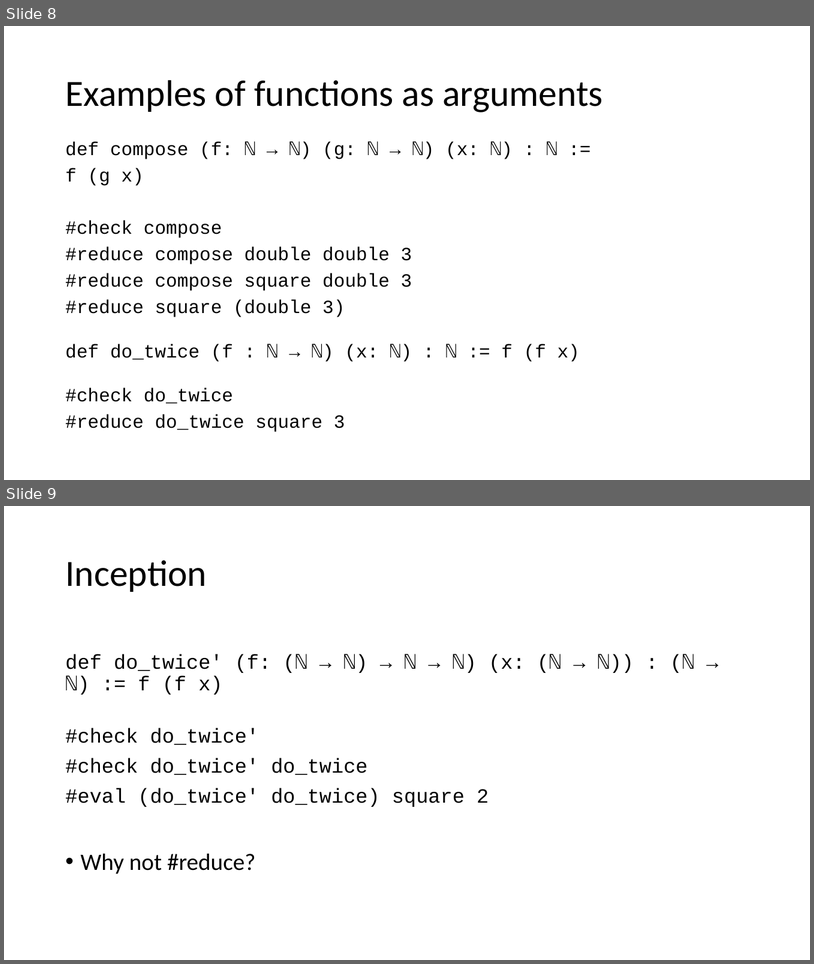
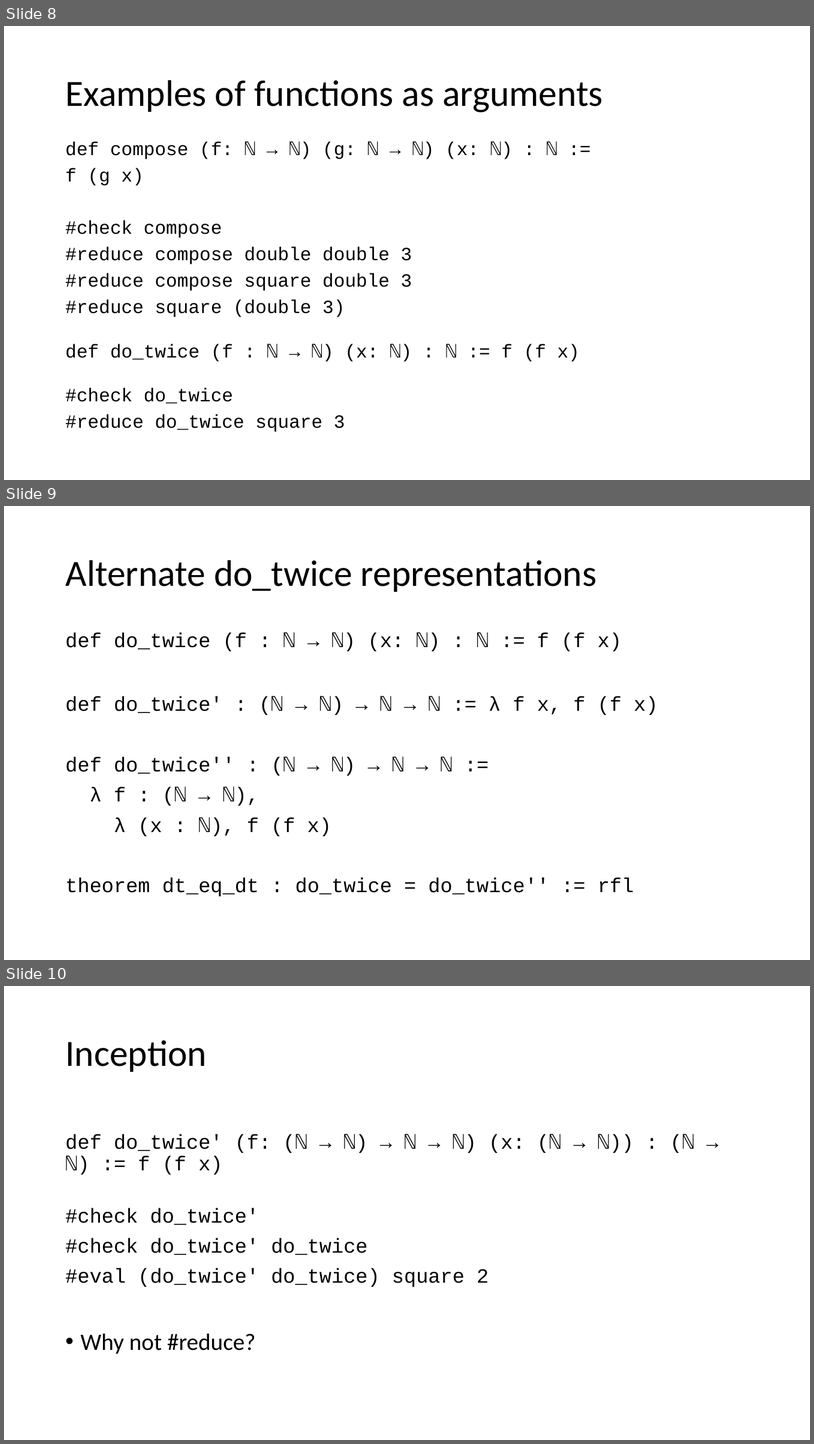
Before and after one commit to kevinsullivan/cs-dm, a slide deck: 05_Functions/Functions.pptx. Shown one above the other, each under a label of ours: slides 8 and 9 before the commit, slides 8, 9 and 10 after it. The pictures are 814x964 and 814x1444 pixels, drawn with LibreOffice and Linux fonts; fonts in the diff are those of the drawing. Boxes give left, top, right and bottom in pixels: in the first picture for what was removed or moved away, otherwise in the second. Text is boxed around its words. In the diff, an @@ line names an element or a change of style, - is before the commit and + after.

```diff
--- a/05_Functions/Functions.pptx
+++ b/05_Functions/Functions.pptx
@@ slide 9 added at <box>4,506,810,960</box>, background #FFFFFF @@
@@ title added at <box>65,560,597,592</box>, 44 pt, text #000000 @@
+Alternate do_twice representations
@@ text added at <box>65,632,658,896</box>, 24 pt, text #000000 @@
+def do_twice (f : ℕ → ℕ) (x: ℕ) : ℕ := f (f x)
+def do_twice' : (ℕ → ℕ) → ℕ → ℕ := λ f x, f (f x)
+def do_twice'' : (ℕ → ℕ) → ℕ → ℕ :=
+λ f : (ℕ → ℕ),
+λ (x : ℕ), f (f x)
+theorem dt_eq_dt : do_twice = do_twice'' := rfl
@@ what was slide 9 is now slide 10 @@
```
Also in this commit, not shown: 1 other file.
